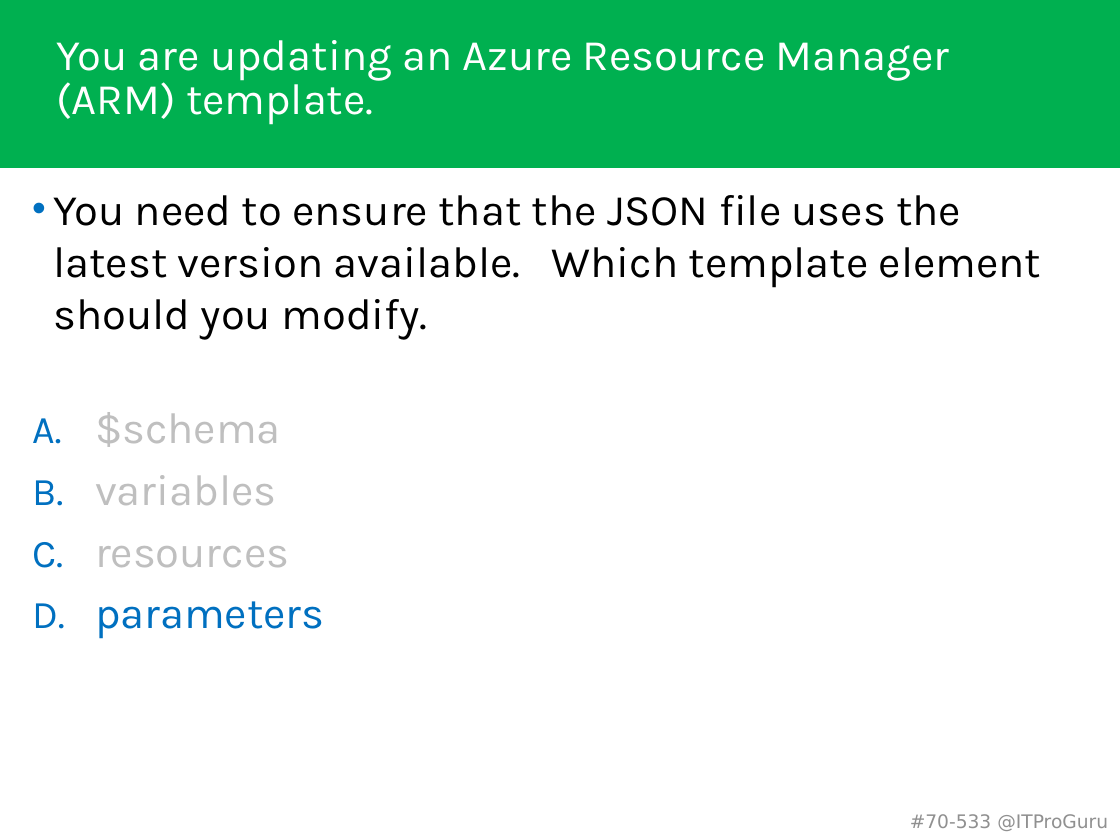
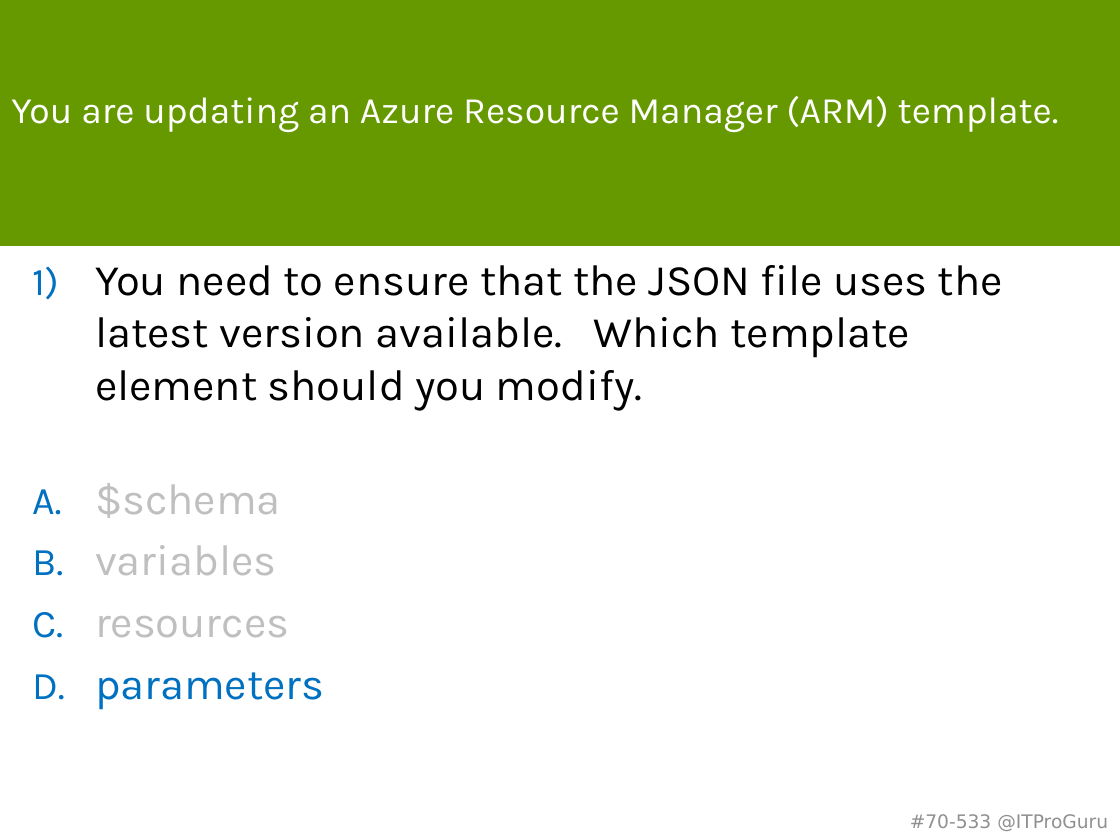
Before and after one commit to guruskill/70-533, a slide deck: slide 39 of 70-533-05-ARMTemplates.pptx. Drawn at 1120x840 pixels with LibreOffice and Linux fonts; fonts in the diff are those of the drawing. Boxes give left, top, right and bottom in pixels: in the first picture for what was removed or moved away, otherwise in the second. Text is boxed around its words. In the diff, an @@ line names an element or a change of style, - is before the commit and + after.

Commit message:
ARM Template Updates

```diff
--- a/70-533-05-ARMTemplates.pptx
+++ b/70-533-05-ARMTemplates.pptx
@@ rectangle resized from (x1=0, y1=0, x2=1120, y2=168) to (x1=0, y1=0, x2=1120, y2=246) @@
@@ rectangle at (x1=0, y1=0, x2=1120, y2=246): fill #00B050 to #669900 @@
@@ title "You are updating an Azure ..." moved from (x1=56, y1=40, x2=950, y2=125) to (x1=11, y1=96, x2=1059, y2=133) @@
@@ title "You are updating an Azure ..." at (x1=11, y1=96, x2=1059, y2=133): size 28 to 24 pt @@
@@ text "You need to ensure that ..." moved from (x1=53, y1=195, x2=1041, y2=639) to (x1=95, y1=265, x2=1003, y2=710) @@
@@ text at (x1=95, y1=265, x2=1003, y2=411): bullet • to 1) @@
```
Also in this commit, not shown: 10 other slides changed, 1 other file.
